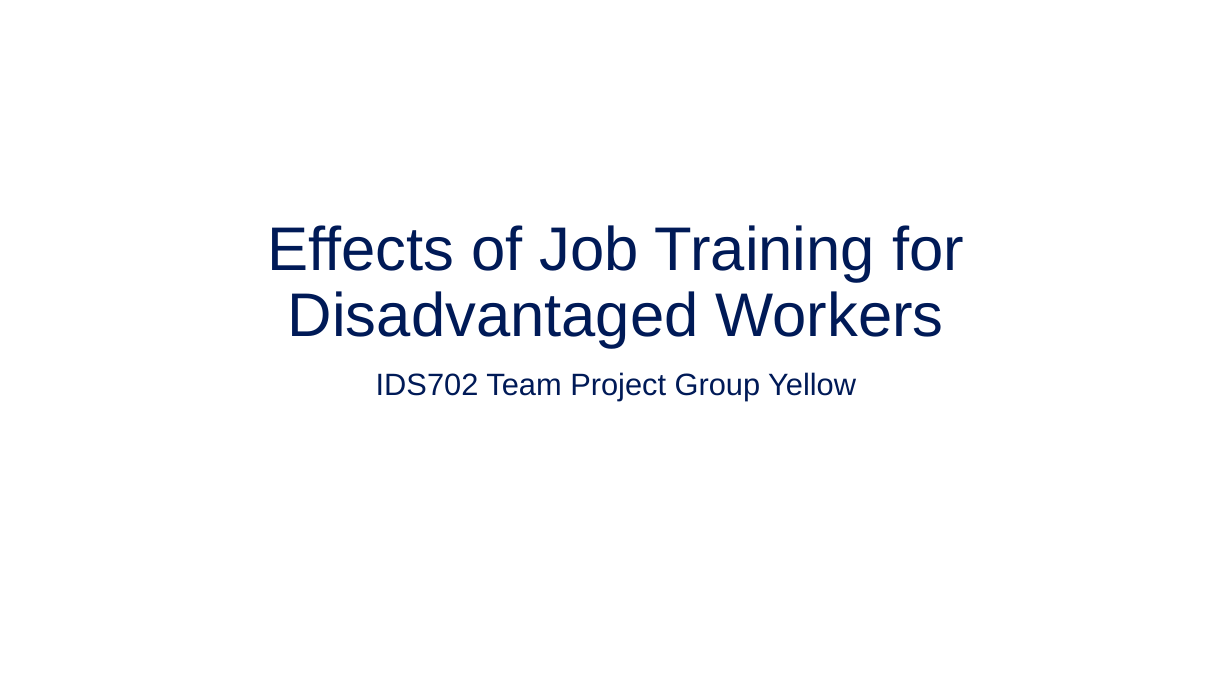
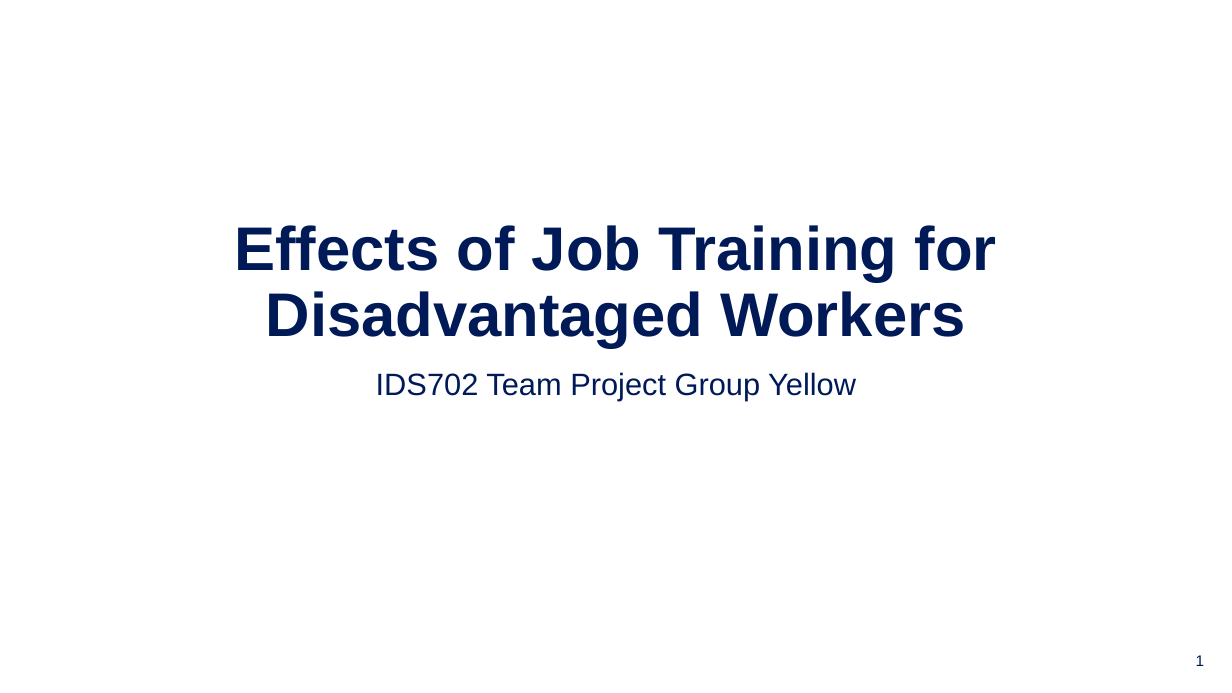
Before and after one commit to IDS-702-F21/team-project-1-effects-of-job-training-on-wages-yellowfellows, a slide deck: slide 1 of Presentation/slide_deck.pptx. Drawn at 1232x693 pixels with LibreOffice and Linux fonts; fonts in the diff are those of the drawing; background and template pictures are left out. Boxes give left, top, right and bottom in pixels: in the first picture for what was removed or moved away, otherwise in the second. Text is boxed around its words. In the diff, an @@ line names an element or a change of style, - is before the commit and + after.

Commit message:
style template

```diff
--- a/Presentation/slide_deck.pptx
+++ b/Presentation/slide_deck.pptx
@@ title "Effects of Job Training for ..." at box(234, 225, 997, 348): bold on @@
@@ page number added at box(1196, 655, 1205, 666), 12 pt, text #001A57 @@
+1
```
Also in this commit, not shown: 2 slides added.
